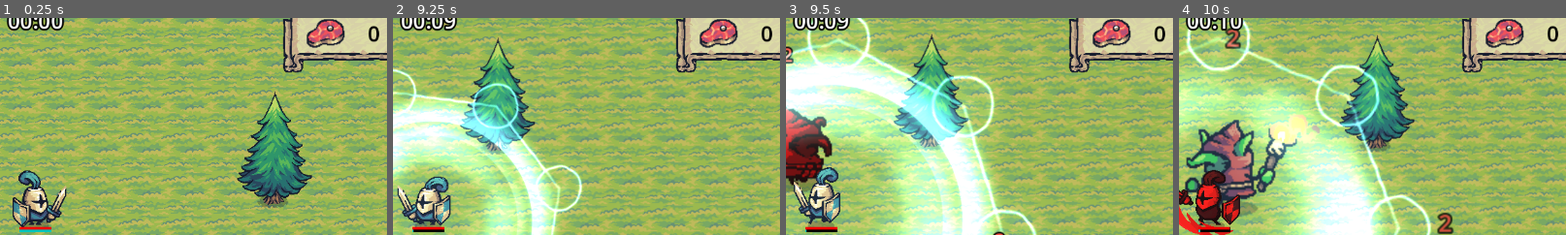
Above: before the commit, frames 1-4 (left to right).
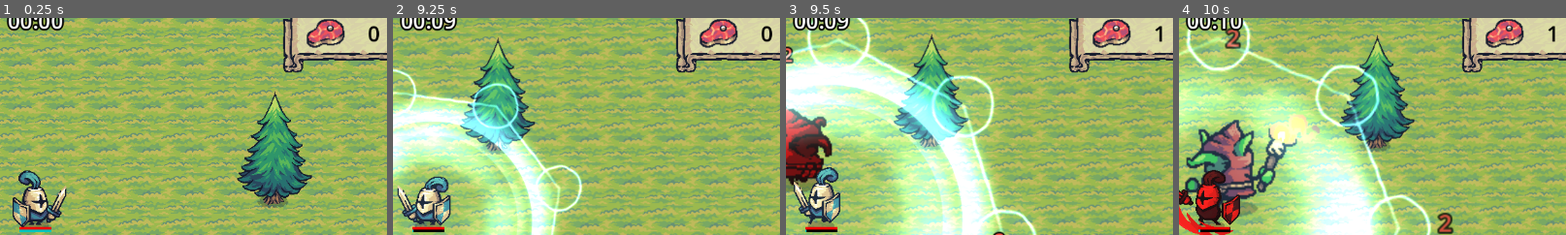
Above: after the commit, the same moments.

Repository: GracilianoOG/godot-dio-tiny-swords
Game: Godot game, scene res://main.tscn
Same seed, same stepped clock (60 frames per second), same inputs: the game is played once before the commit and once after it.
Inputs (mouse positions are % of the whole screen's width and height, from its top left):
- Up to frame 1 (0.25 s): no input
- Up to frame 2 (9.25 s): move the mouse to (72, 45) at 0.52 s; hold D (move_right) 0.53-1.28 s; click (72, 45) at 0.6 s; move the mouse to (30, 55) at 1.27 s; hold S (move_down) 1.28-2.03 s; tap F (special) every 1.5 s from 1.35 to 8.85 s; move the mouse to (60, 28) at 2.02 s; hold D (move_right) 2.03-2.78 s; click (60, 28) at 2.1 s; move the mouse to (45, 70) at 2.77 s; hold W (move_up) 2.78-3.53 s; move the mouse to (80, 65) at 3.52 s; hold A (move_left) 3.53-5.03 s; click (80, 65) at 3.6 s; move the mouse to (20, 35) at 4.27 s; move the mouse to (55, 50) at 5.02 s; hold S (move_down) 5.03-5.78 s; click (55, 50) at 5.1 s; move the mouse to (35, 25) at 5.77 s; hold D (move_right) 5.78-6.53 s; move the mouse to (72, 45) at 6.52 s; hold W (move_up) 6.53-7.28 s; click (72, 45) at 6.6 s; move the mouse to (30, 55) at 7.27 s; hold D (move_right) 7.28-8.03 s; move the mouse to (60, 28) at 8.02 s; hold S (move_down) 8.03-8.78 s; click (60, 28) at 8.1 s; move the mouse to (45, 70) at 8.77 s; hold A (move_left) from 8.78 s (still down)
- Up to frame 3 (9.5 s): keep holding A (move_left)
- Up to frame 4 (10 s): move the mouse to (80, 65) at 9.52 s; release A (move_left) at 9.53 s; hold W (move_up) from 9.53 s (still down); click (80, 65) at 9.6 s
The pictures show only the part of the screen within x 45-95%, y 3-53%; the shares and areas given below are measured in that part.

Frames 1-2 are identical in both runs. In frame 3, 0.2% of the frame differs, in the area x 95-98%, y 3-12%; in frame 4, 0.2%.

Commit message:
Change meat counter to show monsters killed

Diff:
--- a/ui/game_ui.gd
+++ b/ui/game_ui.gd
@@ -8,4 +8,4 @@
 func _process(delta: float):
 	# Update labels
 	timer_label.text = GameManager.time_elapsed_string
-	meat_label.text = str(GameManager.meat_counter)
+	meat_label.text = str(GameManager.monsters_defeated_counter)
